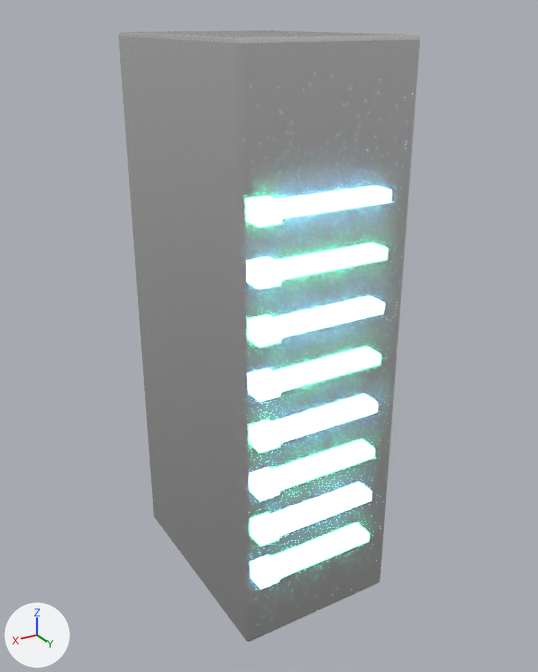
Two versions of the FBX model unity/Assets/Art/BlenderBaked/prop-server-rack/mesh_prop-server-rack.fbx, one commit apart.
Before and after are seen from a 50 mm camera at (1.22, 2.1, 1.97) aimed at (-0.02, 0.04, 0.94). Lighting does not change. The marker at lower left points along +X, +Y and +Z. The older version comes first.

The older version as bpy lines, for what is in view:
```python
me_cube = bpy.data.meshes.new('Cube')
me_cube.from_pydata(...)  # 1432 vertices, 1326 faces; spans x -0.29..0.29, y -0.41..0.45, z 0.0..1.92
# faces by material slot: [378, 54, 318, 216, 48, 48, 264]
me_cube.materials.append(mat_m_prop_rack_body_dark)
me_cube.materials.append(mat_m_prop_rack_glass)  # greyish blue #768190
me_cube.materials.append(mat_m_prop_rack_slot)  # black #27292f
me_cube.materials.append(mat_m_prop_rack_bay_light)  # light grey #ced4dd
me_cube.materials.append(mat_m_prop_rack_led_green)  # green #3fffad, glowing green #3fffad
me_cube.materials.append(mat_m_prop_rack_led_blue)  # blue #61bfff, glowing blue #61bfff
me_cube.materials.append(mat_m_prop_rack_bay)  # light grey #adb5bf
ob_mesh_prop_server_rack = bpy.data.objects.new('mesh_prop-server-rack', me_cube)
ob_mesh_prop_server_rack.location = (0.0, 0.0, 0.0)
```
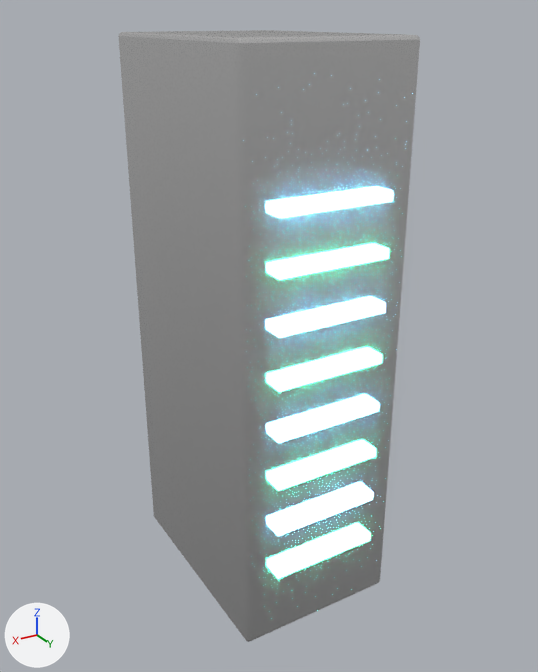
The newer file is also turned or shifted as a whole; pictures and numbers use the older file's frame.

What the commit changed:
Material 'M_prop_rack_frame_trim' (mat_m_prop_rack_frame_trim) is new.
Its base color is (0.7, 0.73, 0.78) (white #dadee5).
Its metallic is 0.78.
Its roughness is 0.34.
me_cube is used by ob_mesh_prop_server_rack; location (0.0, 0.0, 0.0).
me_cube had 1432 vertices, 1326 faces and spanned x -0.29..0.29, y -0.41..0.45, z 0.0..1.92.
me_cube now has 1872 vertices, 1764 faces and spans x -0.29..0.29, y -0.41..0.45, z 0.0..1.92.
me_cube part 1: 8 loose pieces with 64 vertices, spanning x 0.19..0.26, y 0.4..0.44, z 0.25..1.52, are deleted.
Other edits to the shape of me_cube do not show in these pictures.
me_cube gains material mat_m_prop_rack_frame_trim (white #dadee5).

Boxes [x1, y1, x2, y2] around the edits, measured in the pictures (538 x 672 px):
part 1 of me_cube, deleted: before [252, 198, 282, 589]
